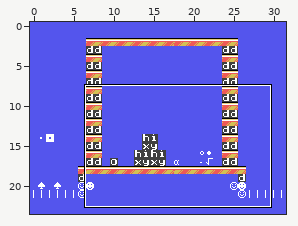
Level history. Tiled map: games/stevedore/maps/stage_10.tmx. Above: a wide view before the commit, with the close-up outlined.
Close-up. Before:
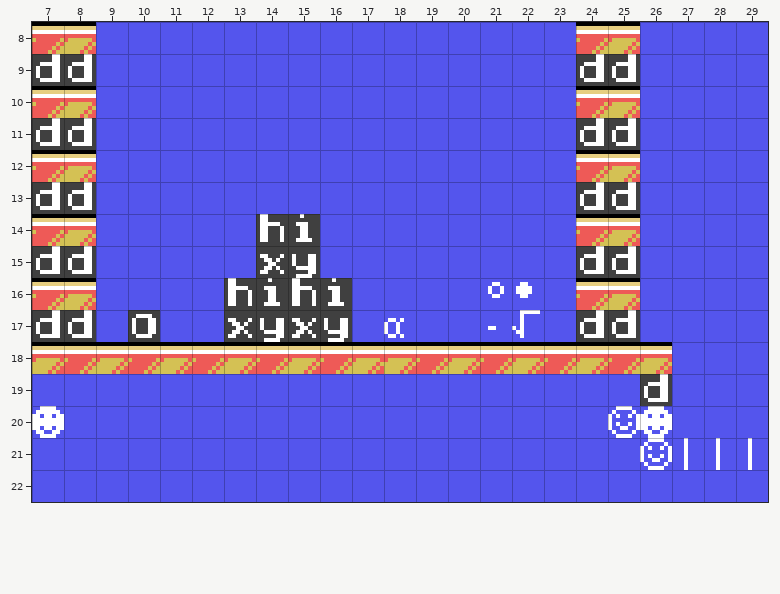
Cells are 8x8 px. Shown: x 7..29, y 8..22.
And afterwards:
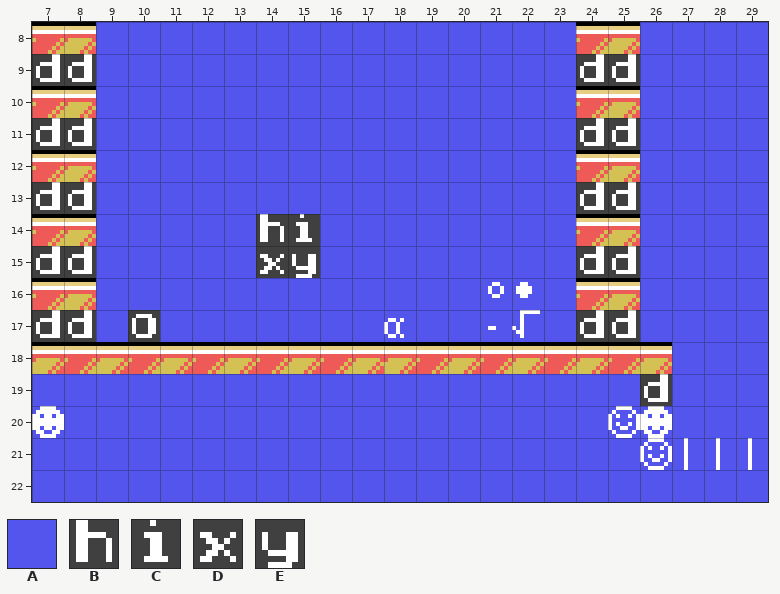
Key: from "charset": A 0, B 104, C 105, D 120, E 121.
_ is an empty cell, . an unchanged one.
Change:
--- layer "Capa de Patrones 1"
@@ x 13..16 @@
-16 BCBC
-17 DEDE
+16 AAAA
+17 AAAA
Where, in picture pixels (left, top, right, bottom), the same in both close-ups:
changed: (224, 278, 352, 342)
